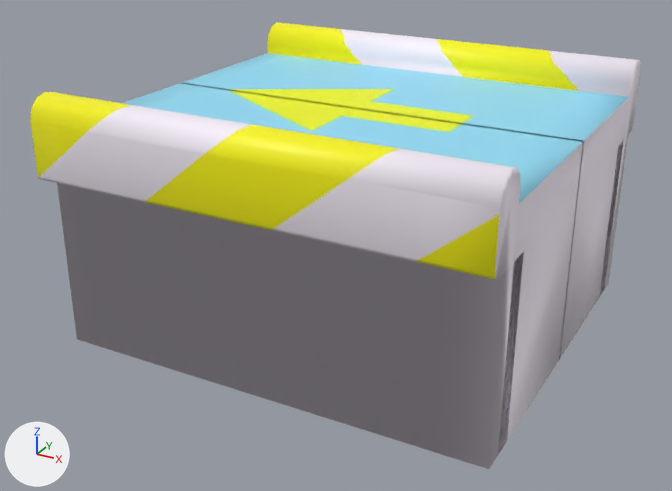
The FBX model Assets/Models/EsteirarReta.fbx, before and after one commit.
Before and after are seen from a 50 mm lens placed at (-0.33, -3.19, 1.45), pointed at (-2.25, 0.3, -0.29). Lighting does not change. The marker at lower left points along +X, +Y and +Z. Vertices at the same position are counted once.
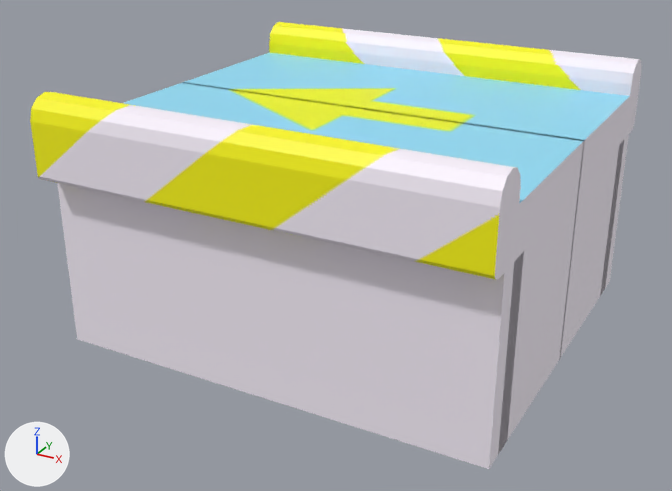
The newer file is also turned or shifted as a whole; pictures and numbers use the older file's frame.

Boxes [x1, y1, x2, y2] around the edits, measured in the pictures (672 x 491 px):
'Cube.002', shading changed, moved, rescaled
    before: [30, 22, 641, 469]
    after: [30, 22, 642, 469]

Edits to the bpy script that builds the scene:
```text
Change me_cube_012:
    where me_cube_012.from_pydata(...)  # 186 vertices, 144 faces; spans x -1.0..1.0, y -1.0..1.0, z -1.0..1.19
    used by ob_cube_002; location = (-2.192, 0.424, -0.136); scale = (1.0, 0.99, 0.531)
    me_cube_012 part 1: its shading normals changed
Change ob_cube_002:
    ob_cube_002.location: (-2.192, 0.424, -0.136) -> (-2.192, 0.434, -0.136)
    ob_cube_002.scale: (1.0, 0.99, 0.531) -> (1.0, 1.0, 0.531)
```
